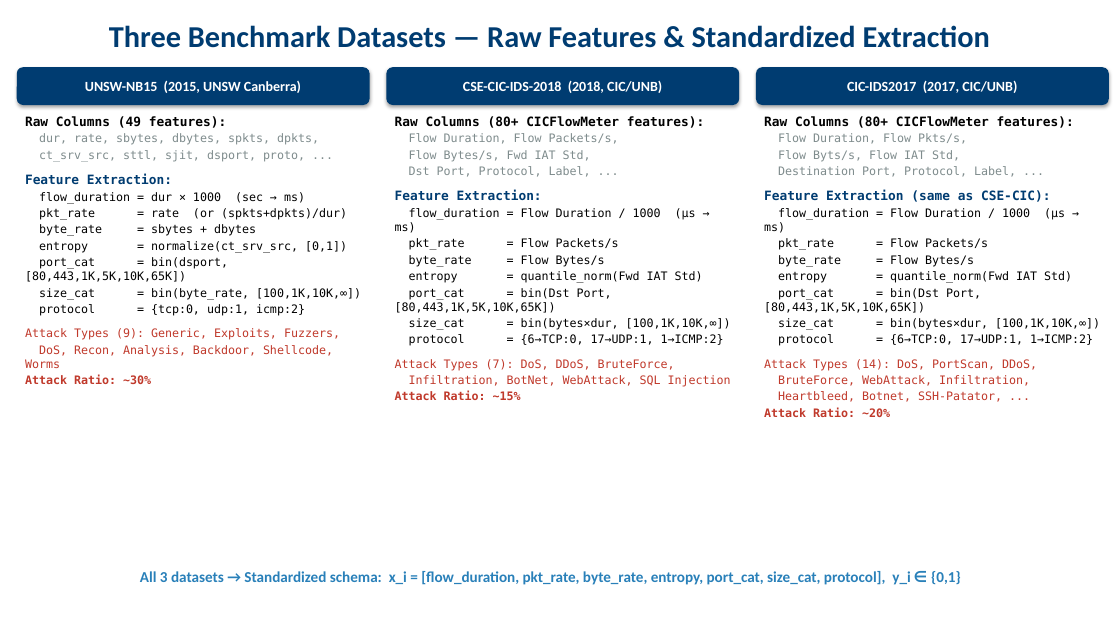
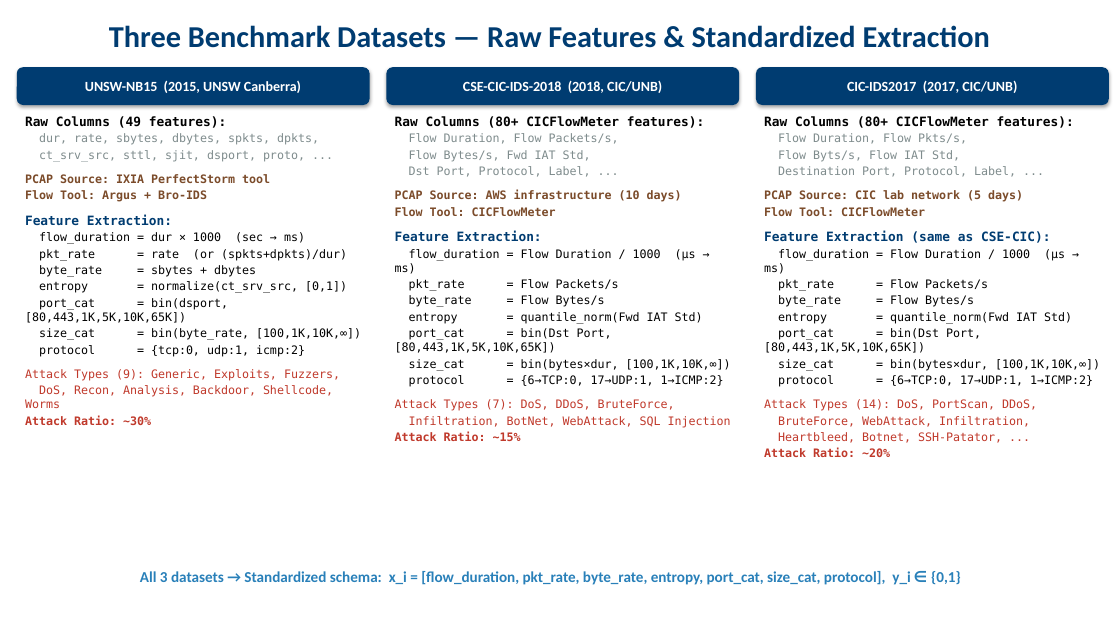
Before and after one commit to pcy12345/adaptive-ids-asrrl, a slide deck: slide 3 of ASRRL_Methodology.pptx. Drawn at 1120x630 pixels with LibreOffice and Linux fonts; fonts in the diff are those of the drawing. Boxes give left, top, right and bottom in pixels: in the first picture for what was removed or moved away, otherwise in the second. Text is boxed around its words. In the diff, an @@ line names an element or a change of style, - is before the commit and + after.

```diff
--- a/ASRRL_Methodology.pptx
+++ b/ASRRL_Methodology.pptx
@@ text at (25, 174, 270, 202): paragraphs added @@
+PCAP Source: IXIA PerfectStorm tool
+Flow Tool: Argus + Bro-IDS
@@ text at (395, 190, 682, 216): paragraphs added @@
+PCAP Source: AWS infrastructure (10 days)
+Flow Tool: CICFlowMeter
@@ text at (764, 190, 1023, 216): paragraphs added @@
+PCAP Source: CIC lab network (5 days)
+Flow Tool: CICFlowMeter
```
Also in this commit, not shown: 11 other slides changed, 2 slides added, 1 other file.
